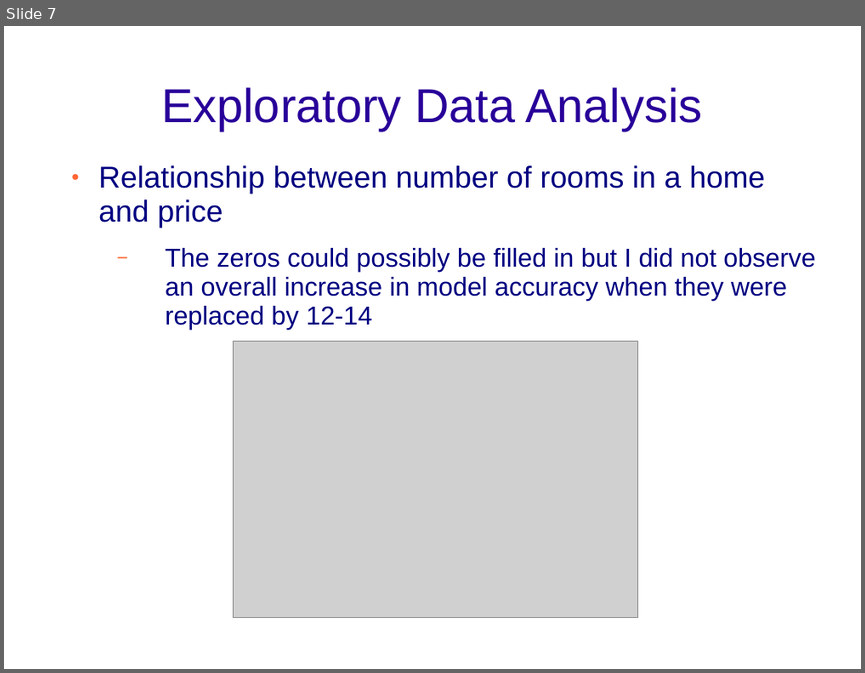
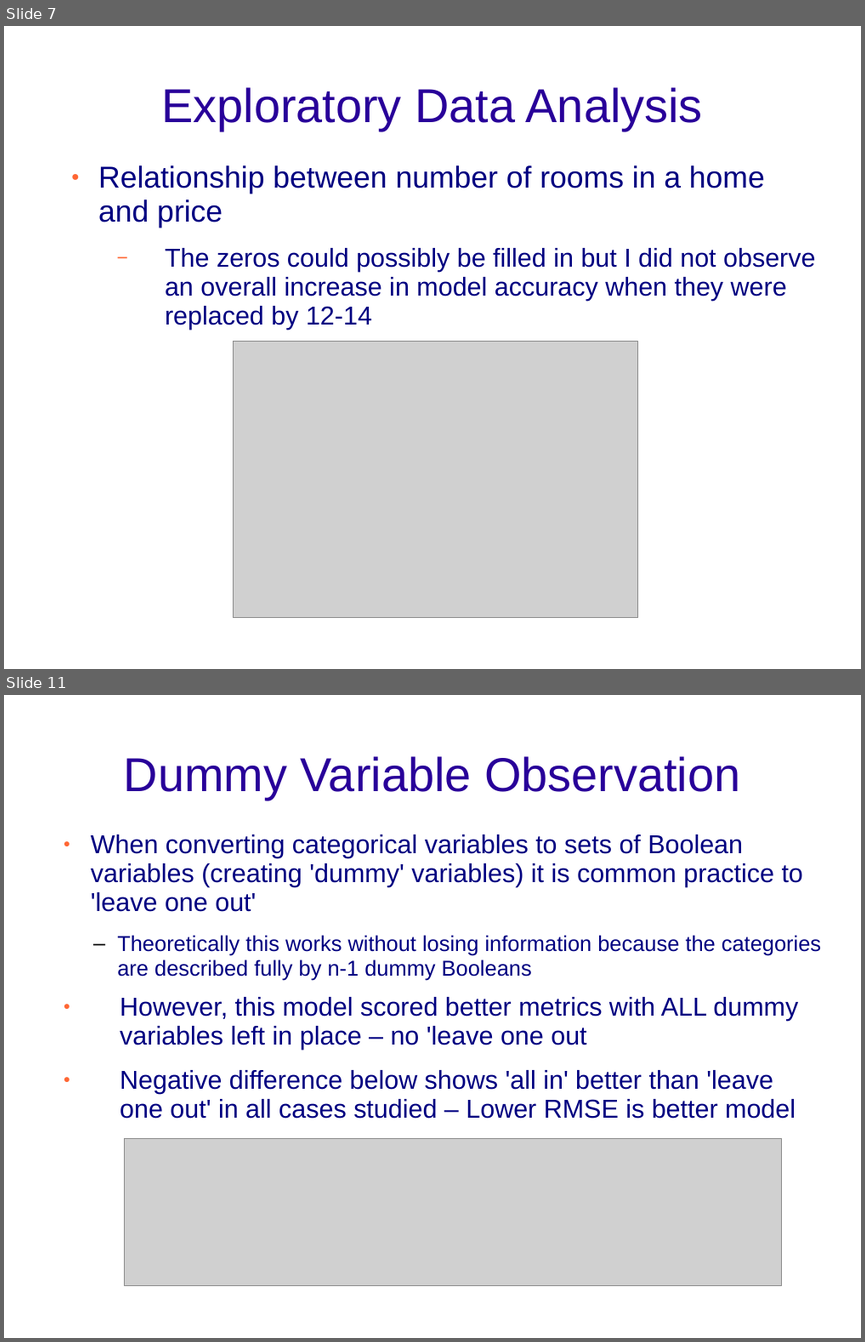
Before and after one commit to Vettejeep/Boulder_County_Home_Prices, a slide deck: MaherKevin.ppt. Shown one above the other, each under a label of ours: slide 7 before the commit, slides 7 and 11 after it; the slides between them are not shown. The pictures are 865x673 and 865x1342 pixels, drawn with LibreOffice and Linux fonts; fonts in the diff are those of the drawing; grey boxes stand for pictures; background and template pictures are left out. Boxes give left, top, right and bottom in pixels: in the first picture for what was removed or moved away, otherwise in the second. Text is boxed around its words. In the diff, an @@ line names an element or a change of style, - is before the commit and + after.

Commit message:
Add commentary on dummy variables
Add commentary that "leave one out" for dummy coding actually hurt model performance.

```diff
--- a/MaherKevin.ppt
+++ b/MaherKevin.ppt
@@ slide 11 added at [4,695,861,1338], background picture (left out) @@
@@ title added at [124,756,740,800], 44 pt, text #280099 @@
+Dummy Variable Observation
@@ text added at [91,834,821,1118], 24 pt, text #000080 @@
+● When converting categorical variables to sets of Boolean variables (creating 'dummy' variables) it is common practice to 'leave one out'
+  – Theoretically this works without losing information because the categories are described fully by n-1 dummy Booleans
+● However, this model scored better metrics with ALL dummy variables left in place – no 'leave one out
+● Negative difference below shows 'all in' better than 'leave one out' in all cases studied – Lower RMSE is better model
@@ picture added at [125,1138,782,1286] @@
```
Also in this commit, not shown: 8 slides changed, 1 other file.
